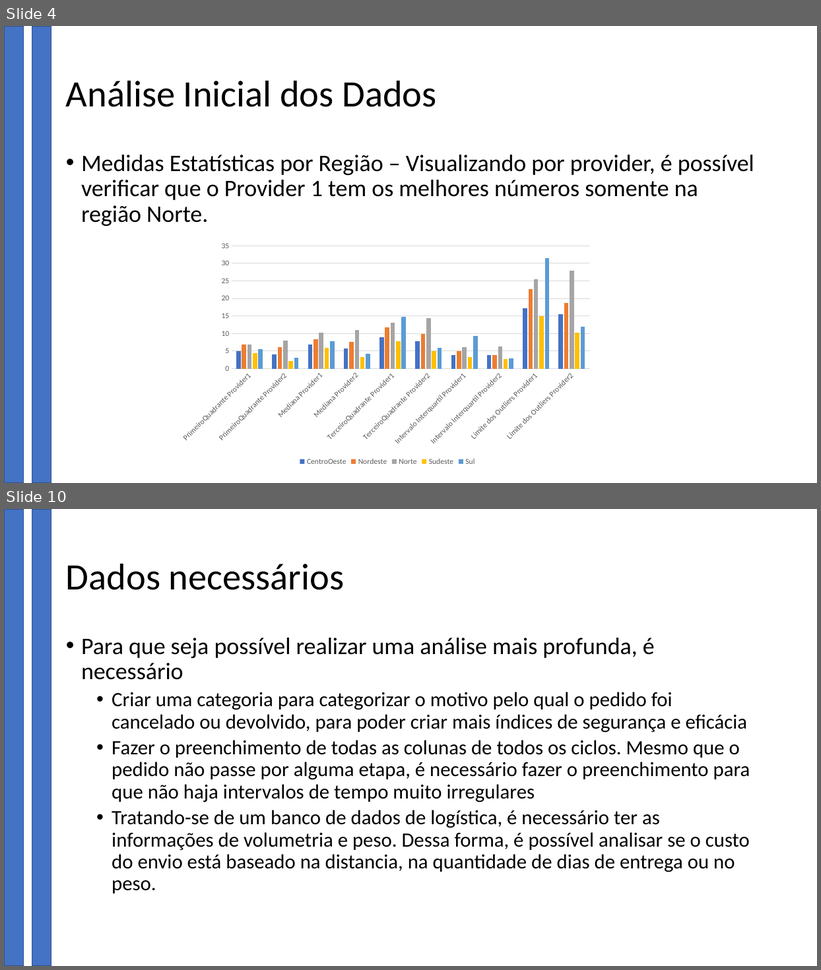
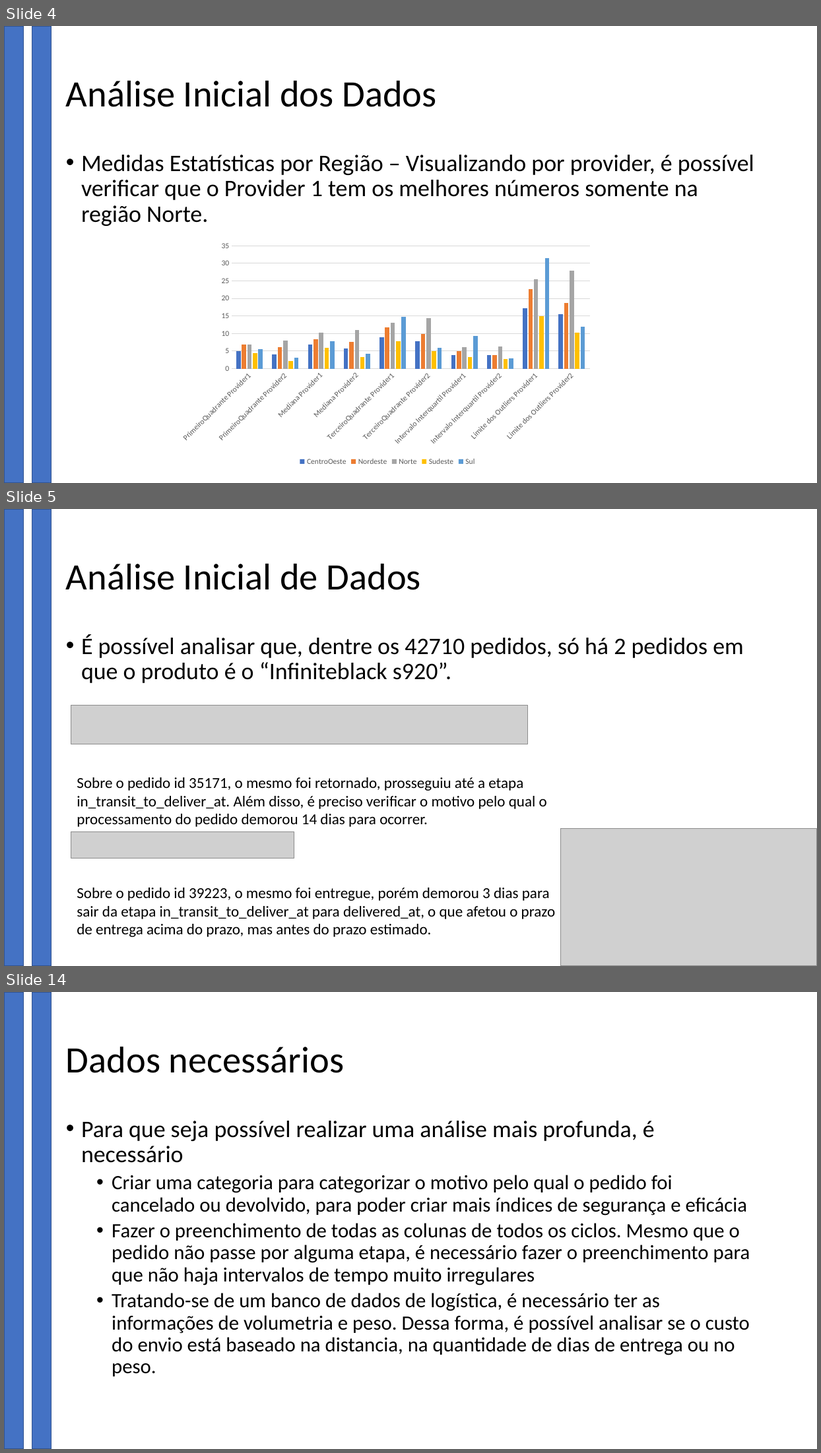
Before and after one commit to b4h14/Logistics-test, a slide deck: Apresentacao.pptx. Shown one above the other, each under a label of ours: slides 4 and 10 before the commit, slides 4, 5 and 14 after it; the slides between them are not shown. The pictures are 821x970 and 821x1453 pixels, drawn with LibreOffice and Linux fonts; fonts in the diff are those of the drawing; grey boxes stand for pictures; background and template pictures are left out. Boxes give left, top, right and bottom in pixels: in the first picture for what was removed or moved away, otherwise in the second. Text is boxed around its words. In the diff, an @@ line names an element or a change of style, - is before the commit and + after.

```diff
--- a/Apresentacao.pptx
+++ b/Apresentacao.pptx
@@ slide 5 added at (4, 509, 817, 966), background #FFFFFF; not listed: 2 template elements that a slide beside it also shows @@
@@ title added at (66, 563, 421, 590), 44 pt, text #000000 @@
+Análise Inicial de Dados
@@ text added at (81, 634, 744, 683), 28 pt, text #000000 @@
+• É possível analisar que, dentre os 42710 pedidos, só há 2 pedidos em que o produto é o “Infiniteblack s920”.
@@ picture added at (71, 706, 528, 745) @@
@@ text added at (77, 778, 547, 827), 18 pt, text #000000 @@
+Sobre o pedido id 35171, o mesmo foi retornado, prosseguiu até a etapa in_transit_to_deliver_at. Além disso, é preciso verificar o motivo pelo qual o processamento do pedido demorou 14 dias para ocorrer.
@@ picture added at (71, 832, 294, 859) @@
@@ picture added at (560, 828, 817, 966) @@
@@ text added at (77, 888, 556, 937), 18 pt, text #000000 @@
+Sobre o pedido id 39223, o mesmo foi entregue, porém demorou 3 dias para sair da etapa in_transit_to_deliver_at para delivered_at, o que afetou o prazo de entrega acima do prazo, mas antes do prazo estimado.
@@ what was slide 10 is now slide 14 @@
```
Also in this commit, not shown: 5 slides changed, 3 other slides added.
